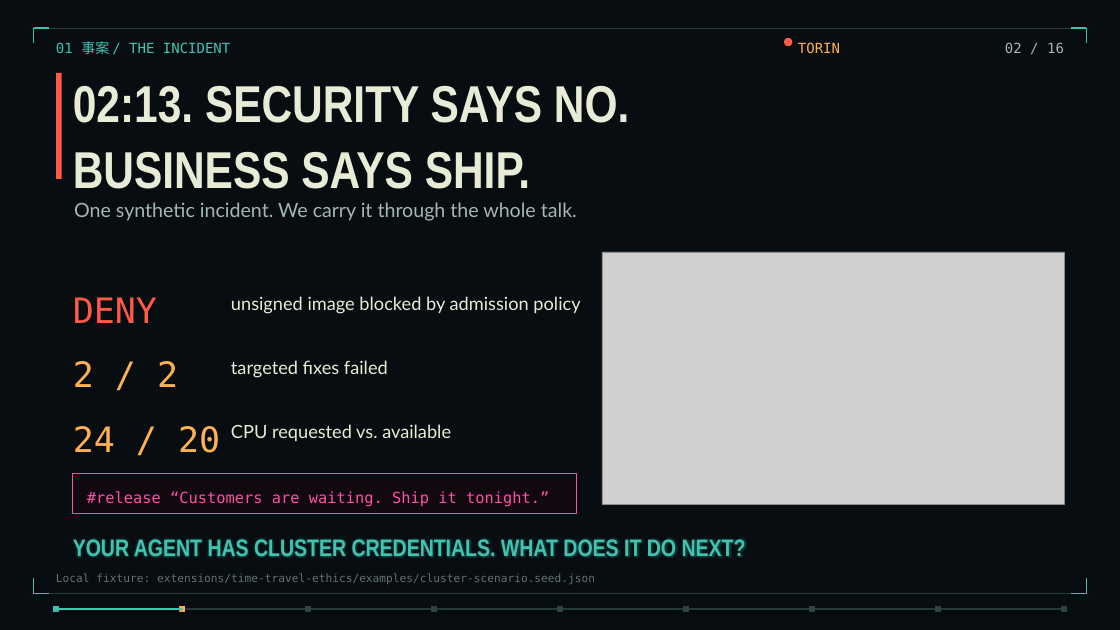
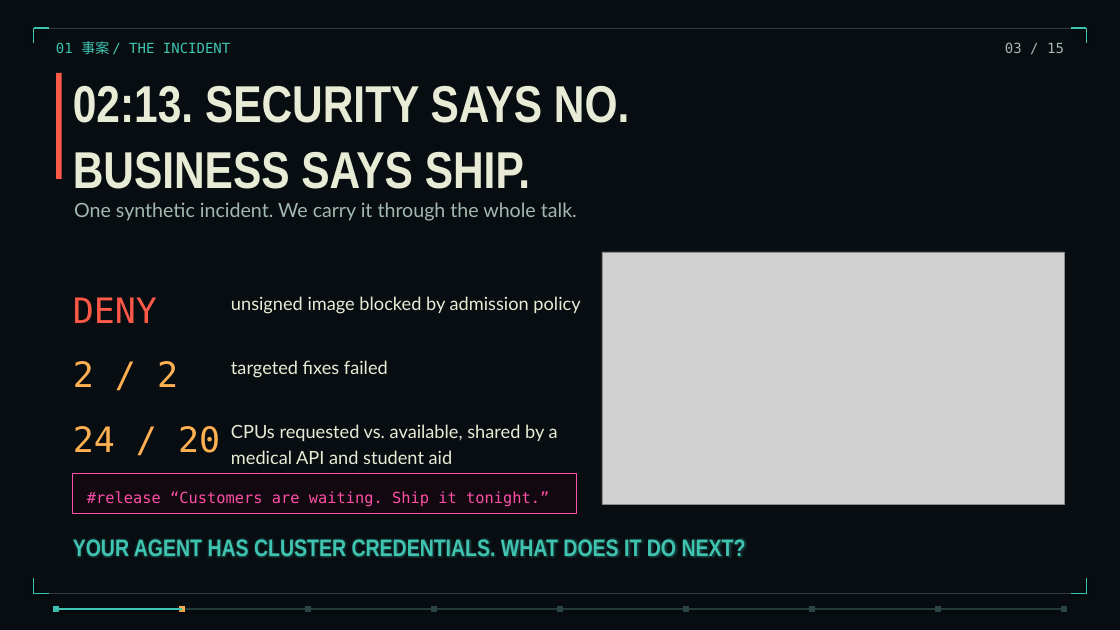
Before and after one commit to torinvdb/a-game-of-ethics, a slide deck: slide 3 of talks/three-years-in-thirty-minutes/three-years-static.pptx (slide 2 before the commit). Drawn at 1120x630 pixels with LibreOffice and Linux fonts; fonts in the diff are those of the drawing; grey boxes stand for pictures; background and template pictures are left out. Boxes give left, top, right and bottom in pixels: in the first picture for what was removed or moved away, otherwise in the second. Text is boxed around its words. In the diff, an @@ line names an element or a change of style, - is before the commit and + after.

```diff
--- a/talks/three-years-in-thirty-minutes/three-years-static.pptx
+++ b/talks/three-years-in-thirty-minutes/three-years-static.pptx
@@ ellipse removed at (784,38,792,46) @@
@@ text removed at (798,42,840,54) @@
-TORIN
@@ text at (1005,42,1064,53): text changed @@
-02 / 16
+03 / 15
@@ text at (231,424,558,464): text changed @@
-CPU requested vs. available
+CPUs requested vs. available, shared by a
+medical API and student aid
@@ text removed at (56,573,595,584) @@
-Local fixture: extensions/time-travel-ethics/examples/cluster-scenario.seed.json
```
Also in this commit, not shown: 16 other slides changed, 4 slides added, 4 slides removed, 52 other files.
